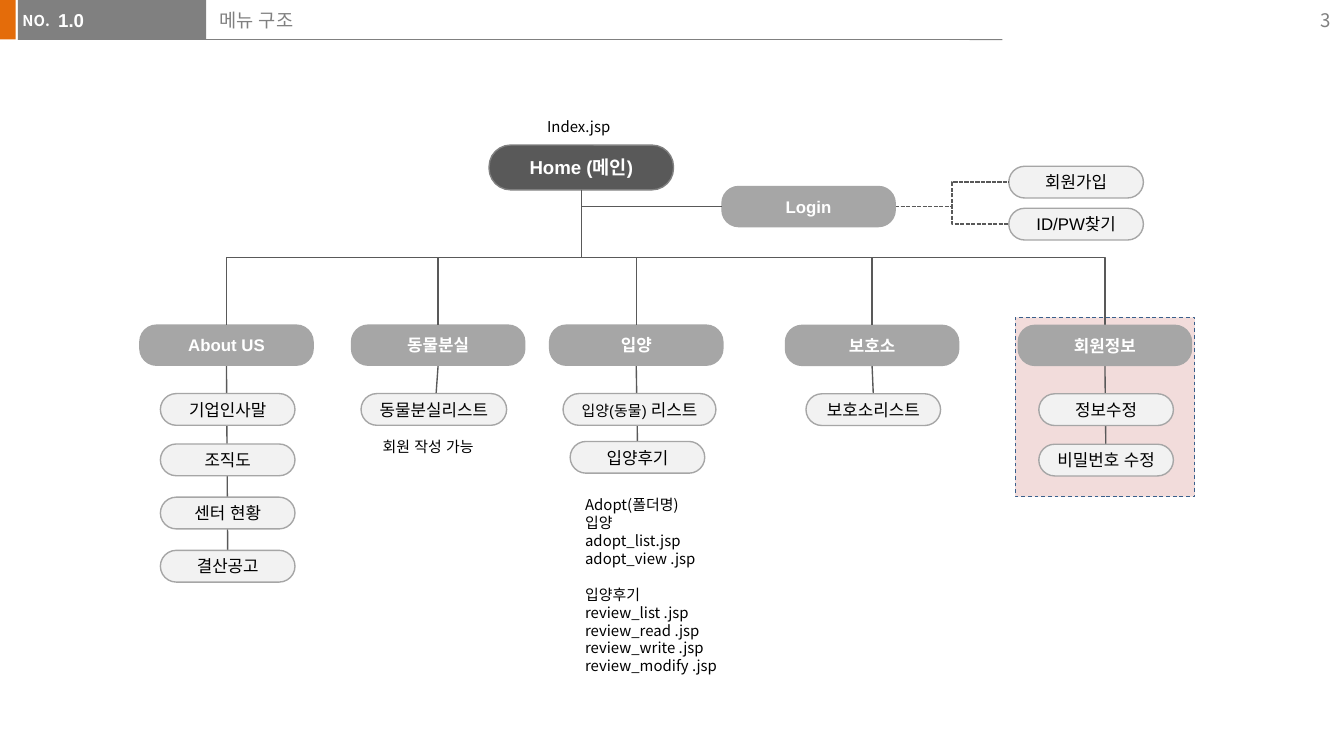
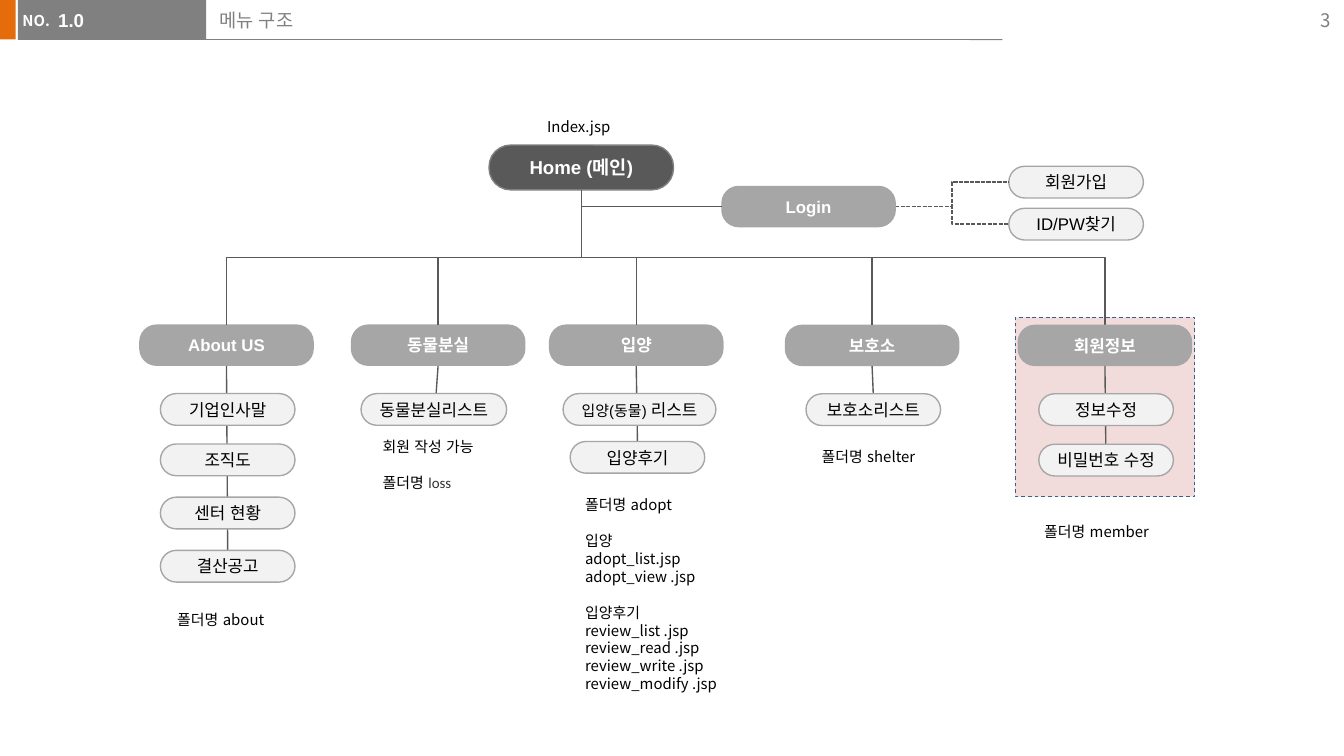
Before and after one commit to jaemikim/Notes, a slide deck: slide 3 of 기획문서/보보 (가칭)_v1-2.pptx. Drawn at 1344x756 pixels with LibreOffice and Linux fonts; fonts in the diff are those of the drawing. Boxes give left, top, right and bottom in pixels: in the first picture for what was removed or moved away, otherwise in the second. Text is boxed around its words. In the diff, an @@ line names an element or a change of style, - is before the commit and + after.

```diff
--- a/기획문서/보보 (가칭)_v1-2.pptx
+++ b/기획문서/보보 (가칭)_v1-2.pptx
@@ text added at bbox=[822, 449, 915, 464], 8 pt, text #000000 @@
+폴더명 shelter
@@ text at bbox=[383, 475, 451, 490]: paragraph added @@
+폴더명 loss
@@ text at bbox=[585, 497, 672, 514]: text changed @@
-Adopt(폴더명)
+폴더명 adopt
@@ text added at bbox=[1044, 524, 1149, 538], 8 pt, text #000000 @@
+폴더명 member
@@ text added at bbox=[177, 612, 264, 626], 8 pt, text #000000 @@
+폴더명 about
```
Also in this commit, not shown: 2 other files.
